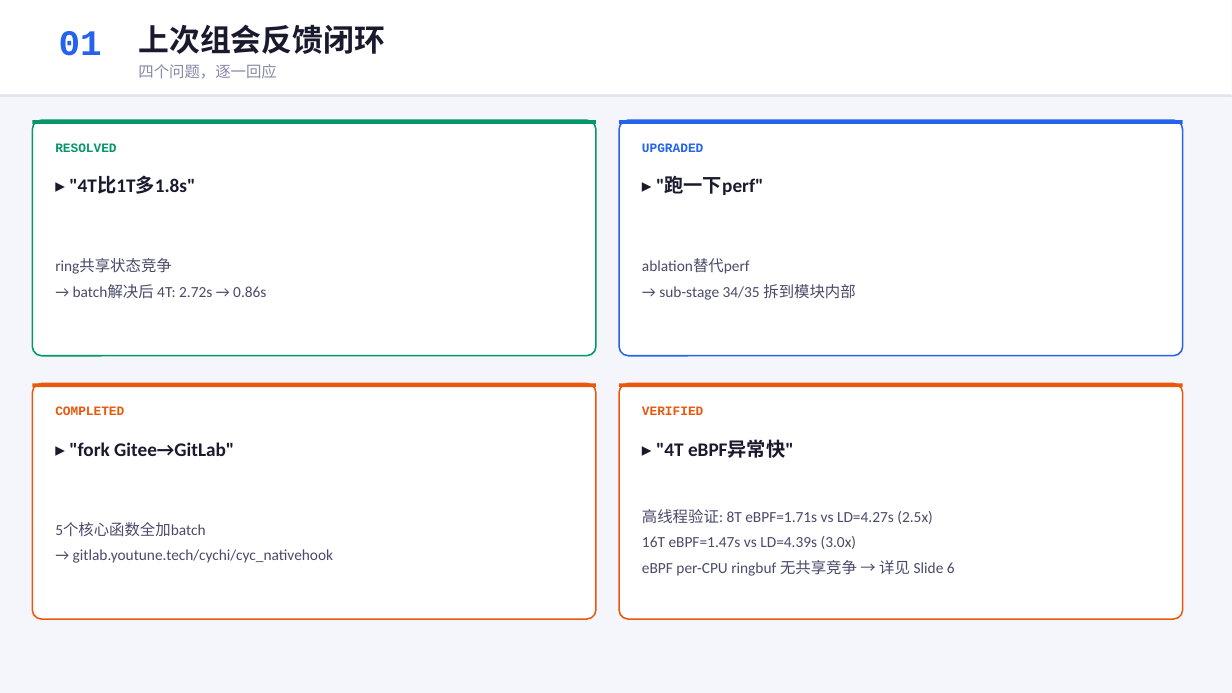
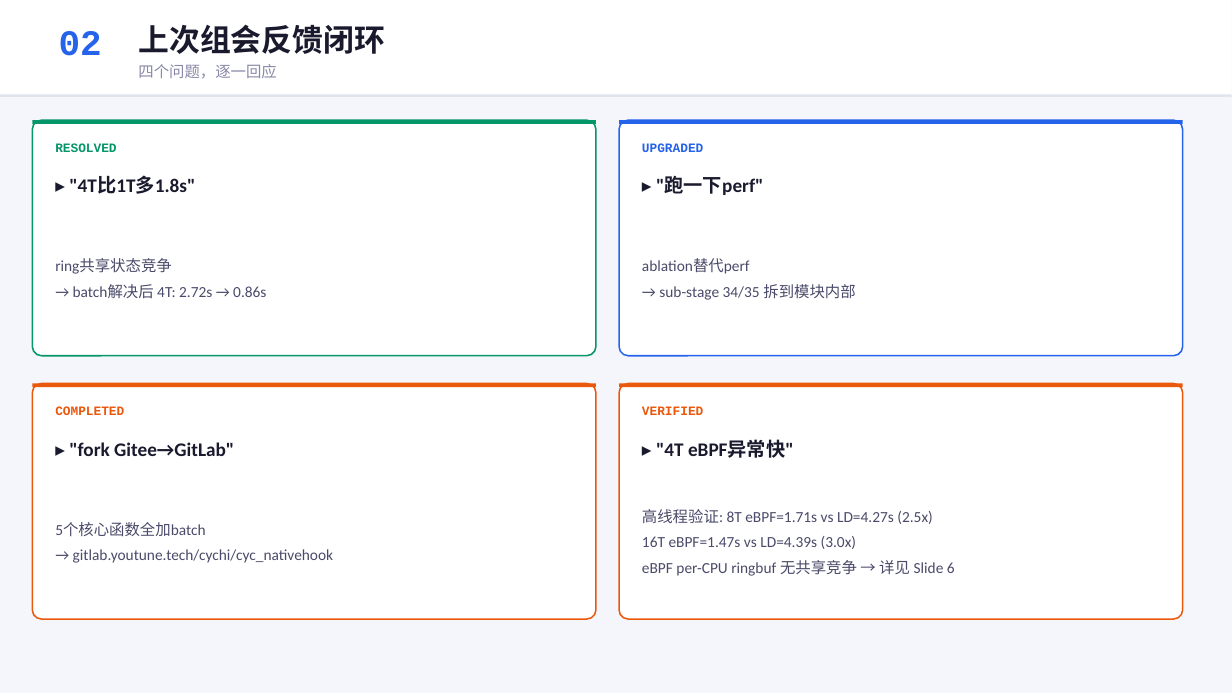
Before and after one commit to YiChiChen1106/Nativehook_linux_planb, a slide deck: slide 2 of presentation/native_hook_progress_2026-06-05.pptx. Drawn at 1232x693 pixels with LibreOffice and Linux fonts; fonts in the diff are those of the drawing. Boxes give left, top, right and bottom in pixels: in the first picture for what was removed or moved away, otherwise in the second. Text is boxed around its words. In the diff, an @@ line names an element or a change of style, - is before the commit and + after.

```diff
--- a/presentation/native_hook_progress_2026-06-05.pptx
+++ b/presentation/native_hook_progress_2026-06-05.pptx
@@ text at bbox=[59, 31, 102, 56]: text changed @@
-01
+02
```
Also in this commit, not shown: 9 other slides changed, 1 slide added, 1 other file.
